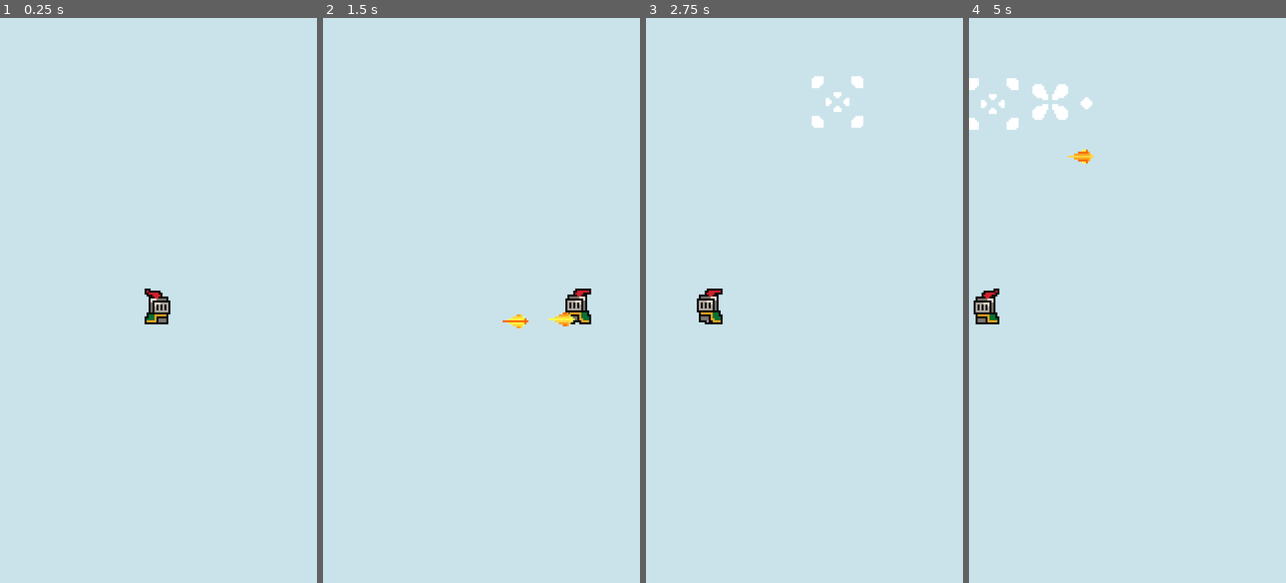
Above: before the commit, frames 1-4 (left to right).
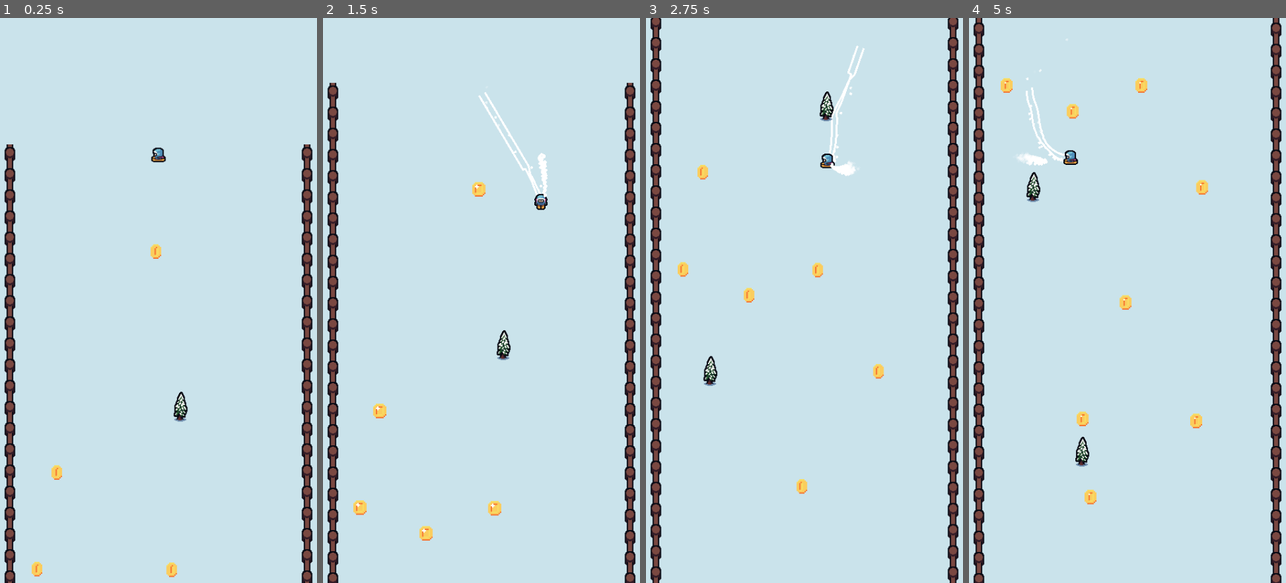
Above: after the commit, the same moments.

Repository: ZZRRegion/GDDemo
Game: Godot game, scene res://SnowDrifter/scenes/Game.tscn
Two runs of this game, one before a commit and one after it. Both use one fixed random seed, a clock stepped at 60 frames per second and the inputs below. Before the commit the project starts from res://Topdown/Scenes/Main.tscn.
Inputs (mouse positions are in pixels of both pictures, inside the frame that each line leads up to):
- Up to frame 1 (0.25 s): no input
- Up to frame 2 (1.5 s): move the mouse to (551, 272) at 0.52 s; hold Right (move_right) 0.53-1.25 s; click (551, 272) at 0.6 s; tap Space (jump) at 0.77, 1.07 s; drag from (418, 328) to (465, 413) at 1.27 s
- Up to frame 3 (2.75 s): move the mouse to (836, 176) at 2.02 s; hold Left (move_left) from 2.03 s (still down); click (836, 176) at 2.1 s
- Up to frame 4 (5 s): release Left (move_left) at 2.75 s; drag from (1111, 413) to (1032, 215) at 2.77 s; move the mouse to (1222, 385) at 3.52 s; hold Right (move_right) 3.53-4.25 s; click (1222, 385) at 3.6 s; tap Space (jump) at 3.77, 4.07 s; drag from (1032, 215) to (1079, 159) at 4.27 s

The runs differ from the first frame. In frame 1, 5.7% of the frame differs, in the area x 1-99%, y 22-100%; in frame 2, 7.1%; in frame 3, 8.0%; in frame 4, 8.5%, in the area x 0-99%, y 0-100%.

Commit message:
123

Diff:
--- a/SnowDrifter/scenes/Game.tscn
+++ b/SnowDrifter/scenes/Game.tscn
@@ -1,11 +1,14 @@
-[gd_scene load_steps=3 format=3 uid="uid://k5fhci30pvqi"]
+[gd_scene load_steps=4 format=3 uid="uid://k5fhci30pvqi"]
 
 [ext_resource type="Script" uid="uid://bg2ytx8pxggg7" path="res://SnowDrifter/scenes/game.gd" id="1_n4khj"]
+[ext_resource type="Script" uid="uid://bh6uq1dwyf6qv" path="res://SnowDrifter/scenes/camera_follow.gd" id="2_3l1cf"]
 [ext_resource type="PackedScene" uid="uid://b16663xhlxfjt" path="res://SnowDrifter/scenes/player.tscn" id="2_52tam"]
 
 [node name="Game" type="Node2D"]
 script = ExtResource("1_n4khj")
 
-[node name="Camera2D" type="Camera2D" parent="."]
+[node name="Camera2D" type="Camera2D" parent="." node_paths=PackedStringArray("target")]
+script = ExtResource("2_3l1cf")
+target = NodePath("../Player")
 
 [node name="Player" parent="." instance=ExtResource("2_52tam")]
--- /dev/null
+++ b/SnowDrifter/scenes/camera_follow.gd
@@ -0,0 +1,37 @@
+class_name CameraFollow
+
+extends Camera2D
+
+@export var target:Node2D = null
+@export var smooth_speed: float = 8.0
+@export var follow_x: bool = true
+@export var start_follow_y: float = 50
+@export var follow_offset: Vector2 = Vector2(0, 220)
+
+var _base_position: Vector2 = Vector2.ZERO
+
+# Called when the node enters the scene tree for the first time.
+func _ready() -> void:
+	if target:
+		_base_position = target.global_position + follow_offset
+		global_position = _base_position
+
+func _physics_process(delta: float) -> void:
+	if not target: return
+
+	var target_pos = target.global_position
+
+	#y轴的跟随逻辑
+	var final_y = _base_position.y
+	if target_pos.y > start_follow_y:
+		var t = clamp((target_pos.y - start_follow_y) / 100.0, 0.0, 1.0)
+		final_y = lerp(_base_position.y, target_pos.y + follow_offset.y, t * t)
+
+	#保持X轴不变
+	var final_x = global_position.x
+
+	#平滑移动
+	global_position = global_position.lerp(
+		Vector2(final_x, final_y),
+		smooth_speed * delta
+	)
--- a/SnowDrifter/scenes/game.gd
+++ b/SnowDrifter/scenes/game.gd
@@ -1,15 +1,26 @@
 extends Node2D
 @onready var camera_2d: Camera2D = $Camera2D
 @onready var player: SDPlayer = $Player
+static var current_score := 0
+const level_scn = preload("res://SnowDrifter/scenes/level/level.tscn")
+# Called when the node enters the scene tree for the first time.
+func _ready() -> void:
+	init_game()
 
 
-# Called when the node enters the scene tree for the first time.
-func _ready() -> void:
-	pass # Replace with function body.
+func init_game() -> void:
+	var level = level_scn.instantiate()
+	add_child(level)
+	level.generate_level()
+	level.endzone.body_entered.connect(_on_endzone_entered)
 
+	current_score = 0
 
-# Called every frame. 'delta' is the elapsed time since the previous frame.
-func _process(delta: float) -> void:
-	if player != null:
-		camera_2d.global_position = player.global_position
-	print("player==", player.global_position)
+#终点检测回调
+func _on_endzone_entered(body: Node) -> void:
+	if body.is_in_group("player"):
+		print("比赛结束:玩家名", body.name)
+
+func _on_coin_collected() -> void:
+	current_score += 1
+	print("当前积分：", current_score)
--- /dev/null
+++ b/SnowDrifter/scenes/level/coin.gd
@@ -0,0 +1,19 @@
+extends Area2D
+
+
+# Called when the node enters the scene tree for the first time.
+func _ready() -> void:
+	pass # Replace with function body.
+
+
+# Called every frame. 'delta' is the elapsed time since the previous frame.
+func _process(delta: float) -> void:
+	pass
+
+
+func _on_body_entered(body: Node2D) -> void:
+	if body.is_in_group("player"):
+		#添加金币
+		get_node("/root/Game")._on_coin_collected()
+		#销毁
+		queue_free()
--- /dev/null
+++ b/SnowDrifter/scenes/level/coin.tscn
@@ -0,0 +1,85 @@
+[gd_scene load_steps=13 format=3 uid="uid://detwa78eg3uyh"]
+
+[ext_resource type="Texture2D" uid="uid://bmy6gx5cdwog6" path="res://SnowDrifter/assets/sprites/coins_animation.png" id="1_ifv1i"]
+[ext_resource type="Script" uid="uid://cydrkoejmeh2p" path="res://SnowDrifter/scenes/level/coin.gd" id="1_sgeky"]
+
+[sub_resource type="AtlasTexture" id="AtlasTexture_sgeky"]
+atlas = ExtResource("1_ifv1i")
+region = Rect2(0, 0, 16, 16)
+
+[sub_resource type="AtlasTexture" id="AtlasTexture_7cq8f"]
+atlas = ExtResource("1_ifv1i")
+region = Rect2(16, 0, 16, 16)
+
+[sub_resource type="AtlasTexture" id="AtlasTexture_sqevt"]
+atlas = ExtResource("1_ifv1i")
+region = Rect2(32, 0, 16, 16)
+
+[sub_resource type="AtlasTexture" id="AtlasTexture_ijo2y"]
+atlas = ExtResource("1_ifv1i")
+region = Rect2(48, 0, 16, 16)
+
+[sub_resource type="AtlasTexture" id="AtlasTexture_8ewbb"]
+atlas = ExtResource("1_ifv1i")
+region = Rect2(64, 0, 16, 16)
+
+[sub_resource type="AtlasTexture" id="AtlasTexture_disoo"]
+atlas = ExtResource("1_ifv1i")
+region = Rect2(80, 0, 16, 16)
+
+[sub_resource type="AtlasTexture" id="AtlasTexture_qwvwh"]
+atlas = ExtResource("1_ifv1i")
+region = Rect2(96, 0, 16, 16)
+
+[sub_resource type="AtlasTexture" id="AtlasTexture_iw1y3"]
+atlas = ExtResource("1_ifv1i")
+region = Rect2(112, 0, 16, 16)
+
+[sub_resource type="SpriteFrames" id="SpriteFrames_ugsms"]
+animations = [{
+"frames": [{
+"duration": 1.0,
+"texture": SubResource("AtlasTexture_sgeky")
+}, {
+"duration": 1.0,
+"texture": SubResource("AtlasTexture_7cq8f")
+}, {
+"duration": 1.0,
+"texture": SubResource("AtlasTexture_sqevt")
+}, {
+"duration": 1.0,
+"texture": SubResource("AtlasTexture_ijo2y")
+}, {
+"duration": 1.0,
+"texture": SubResource("AtlasTexture_8ewbb")
+}, {
+"duration": 1.0,
+"texture": SubResource("AtlasTexture_disoo")
+}, {
+"duration": 1.0,
+"texture": SubResource("AtlasTexture_qwvwh")
+}, {
+"duration": 1.0,
+"texture": SubResource("AtlasTexture_iw1y3")
+}],
+"loop": true,
+"name": &"default",
+"speed": 5.0
+}]
+
+[sub_resource type="CircleShape2D" id="CircleShape2D_06vse"]
+radius = 13.0
+
+[node name="coin" type="Area2D"]
+script = ExtResource("1_sgeky")
+
+[node name="AnimatedSprite2D" type="AnimatedSprite2D" parent="."]
+scale = Vector2(2, 2)
+sprite_frames = SubResource("SpriteFrames_ugsms")
+autoplay = "default"
+frame_progress = 0.859182
+
+[node name="CollisionShape2D" type="CollisionShape2D" parent="."]
+shape = SubResource("CircleShape2D_06vse")
+
+[connection signal="body_entered" from="." to="." method="_on_body_entered"]
--- /dev/null
+++ b/SnowDrifter/scenes/level/endzone.gd
@@ -0,0 +1,32 @@
+class_name EndZone
+extends Area2D
+
+@onready var collision: CollisionShape2D = $CollisionShape2D
+@export var debug_color: = Color(0, 1, 0, 0.3)
+@export var debug_draw := true
+var _rect := Rect2()
+
+#设置矩形区域的个对角点
+func set_corners(p1: Vector2, p2: Vector2) -> void:
+	var position = Vector2(min(p1.x, p2.x), min(p1.y, p2.y))
+	var size = Vector2(abs(p1.x - p2.x), abs(p1.y - p2.y))
+	_rect = Rect2(position, size)
+	_update_shape()
+#更新碰撞体
+func _update_shape() -> void:
+	if collision and collision.shape:
+		collision.shape.size = _rect.size
+		collision.position = _rect.position + _rect.size / 2
+# Called when the node enters the scene tree for the first time.
+func _ready() -> void:
+	collision.shape = RectangleShape2D.new()
+	_update_shape()
+
+# Called every frame. 'delta' is the elapsed time since the previous frame.
+func _process(delta: float) -> void:
+	pass
+
+func _draw() -> void:
+	if debug_draw:
+		draw_rect(_rect, debug_color, true)
+		draw_rect(_rect, debug_color.darkened(0.3), false, 2.0)
--- /dev/null
+++ b/SnowDrifter/scenes/level/endzone.tscn
@@ -0,0 +1,11 @@
+[gd_scene load_steps=3 format=3 uid="uid://chg7uiigx20pf"]
+
+[ext_resource type="Script" uid="uid://cyoqkkrr2tglo" path="res://SnowDrifter/scenes/level/endzone.gd" id="1_ftsg5"]
+
+[sub_resource type="RectangleShape2D" id="RectangleShape2D_kvju8"]
+
+[node name="endzone" type="Area2D"]
+script = ExtResource("1_ftsg5")
+
+[node name="CollisionShape2D" type="CollisionShape2D" parent="."]
+shape = SubResource("RectangleShape2D_kvju8")
--- /dev/null
+++ b/SnowDrifter/scenes/level/fence.tscn
@@ -0,0 +1,14 @@
+[gd_scene load_steps=3 format=3 uid="uid://chmf3kb18ecbk"]
+
+[ext_resource type="Texture2D" uid="uid://d3jjfong36v1g" path="res://SnowDrifter/assets/sprites/fence.png" id="1_u1y06"]
+
+[sub_resource type="RectangleShape2D" id="RectangleShape2D_stci5"]
+size = Vector2(6, 32)
+
+[node name="fence" type="StaticBody2D"]
+
+[node name="Sprite2D" type="Sprite2D" parent="."]
+texture = ExtResource("1_u1y06")
+
+[node name="CollisionShape2D" type="CollisionShape2D" parent="."]
+shape = SubResource("RectangleShape2D_stci5")
--- /dev/null
+++ b/SnowDrifter/scenes/level/flag.tscn
@@ -0,0 +1,8 @@
+[gd_scene load_steps=2 format=3 uid="uid://ca0c1qe5dqwkk"]
+
+[ext_resource type="Texture2D" uid="uid://cwjam6u1td5sa" path="res://SnowDrifter/assets/sprites/flag.png" id="1_rjpkv"]
+
+[node name="flag" type="Node2D"]
+
+[node name="Sprite2D" type="Sprite2D" parent="."]
+texture = ExtResource("1_rjpkv")
--- /dev/null
+++ b/SnowDrifter/scenes/level/level.gd
@@ -0,0 +1,131 @@
+class_name Level
+extends Node2D
+
+const FENCE_HEIGHT = 32
+const FLAG_SPACE = 50
+
+const TREE_SPACE = 50
+const TREE_SPACE_Y_MIN = 200
+const TREE_SPACE_Y_MAX = 400
+const TREE_DENSITY = 0.003
+
+const COIN_SPACE = 80
+const COIN_SPAWN_CHANCE = 0.5
+const COIN_MIN_DISTANCE = 40
+
+var course_width
+var course_length
+var endzone: EndZone
+var noise
+
+const fence_scn = preload("res://SnowDrifter/scenes/level/fence.tscn")
+const flag_scn = preload("res://SnowDrifter/scenes/level/flag.tscn")
+const endzone_scn = preload("res://SnowDrifter/scenes/level/endzone.tscn")
+const tree_scn = preload("res://SnowDrifter/scenes/level/tree.tscn")
+const coin_scn = preload("res://SnowDrifter/scenes/level/coin.tscn")
+
+func _ready() -> void:
+	noise = FastNoiseLite.new()
+	noise.noise_type = FastNoiseLite.TYPE_SIMPLEX
+#创建关卡
+func generate_level() -> void:
+	course_width = get_viewport_rect().size.x
+	course_length = 5000
+
+	#生成内容
+	_generate_fences()
+	_generate_endzone()
+	_generate_tree()
+	_generate_coins()
+
+#在赛道两侧生成栅栏
+func _generate_fences() -> void:
+	var current_height = 0
+	var offset := -30
+	while current_height < course_length:
+		#在左侧放栅栏
+		_add_fence_at(Vector2.LEFT * (course_width + offset) / 2.0 + Vector2.DOWN * current_height)
+		#在右侧放栅栏
+		_add_fence_at(Vector2.RIGHT * (course_width + offset) / 2.0 + Vector2.DOWN * current_height)
+
+		current_height += FENCE_HEIGHT
+
+#在赛道末端创建终点
+func _generate_endzone() -> void:
+	var new_endzone = endzone_scn.instantiate()
+
+	#计算边界
+	var top_left = Vector2(-course_width / 2.0, course_length)
+	var bottom_right = top_left + Vector2(course_width, 100)
+
+	new_endzone.set_corners(top_left, bottom_right)
+	add_child(new_endzone)
+	endzone = new_endzone
+
+	#生成旗子
+	var flag_x = -course_length / 2.0
+	while flag_x < course_width / 2.0 - FLAG_SPACE:
+		flag_x += FLAG_SPACE
+		var flag_pos = Vector2(flag_x, top_left.y)
+		_add_flag_at(flag_pos)
+
+#随机生成树木
+func _generate_tree() -> void:
+	var last_y = 0
+	while last_y + TREE_SPACE_Y_MAX < course_length:
+		var tree_y = last_y + randf_range(TREE_SPACE_Y_MAX, TREE_SPACE_Y_MAX)
+		last_y = tree_y
+
+		#计算X坐标
+		var tree_x_min = course_width / 2.0 - TREE_SPACE
+		var tree_x = randf_range(-tree_x_min, tree_x_min)
+
+		_add_tree_at(Vector2(tree_x, tree_y))
+
+#使用噪声随机生成金币
+func _generate_coins() -> void:
+	#横向边界计算
+	var x_start = -course_width / 2.0 + COIN_SPACE
+	var x_end = course_width / 2.0 - COIN_SPACE
+
+	#纵向边界计算
+	var y_start = COIN_SPACE * 2
+	var y_end = course_length - COIN_SPACE * 2
+
+	#创建网格
+	for x in range(x_start, x_end, COIN_SPACE):
+		for y in range(y_start, y_end, COIN_SPACE * 2):
+			#获取当前网格噪声值
+			var noise_at_pos = noise.get_noise_2d(x, y)
+			#归一化到0-1范围
+			var normalized_noise = (noise_at_pos + 1.0) / 2.0
+			#乘以基础概率得到生成概率
+			var spawn_chance = normalized_noise * COIN_SPAWN_CHANCE
+
+			if randf() < spawn_chance:
+				var angle = randf() * TAU
+				var distance = randf() * COIN_SPACE / 2.0
+				var offset = Vector2.RIGHT.rotated(angle) * distance
+				_add_coin_at(Vector2(x, y) + offset)
+#放置栅栏
+func _add_fence_at(pos):
+	var new_fence = fence_scn.instantiate()
+	new_fence.global_position = pos
+	add_child(new_fence)
+#放置旗子
+func _add_flag_at(pos):
+	var new_flag = flag_scn.instantiate()
+	new_flag.global_position = pos
+	add_child(new_flag)
+
+#放置树木
+func _add_tree_at(pos):
+	var new_tree = tree_scn.instantiate()
+	new_tree.global_position = pos
+	add_child(new_tree)
+
+#放置金币
+func _add_coin_at(pos):
+	var new_coin = coin_scn.instantiate()
+	new_coin.global_position = pos
+	add_child(new_coin)
--- /dev/null
+++ b/SnowDrifter/scenes/level/level.tscn
@@ -0,0 +1,6 @@
+[gd_scene load_steps=2 format=3 uid="uid://b4c6dw8htecxs"]
+
+[ext_resource type="Script" uid="uid://df8t48a0iynft" path="res://SnowDrifter/scenes/level/level.gd" id="1_i2k2b"]
+
+[node name="Level" type="Node2D"]
+script = ExtResource("1_i2k2b")
--- /dev/null
+++ b/SnowDrifter/scenes/level/tree.tscn
@@ -0,0 +1,15 @@
+[gd_scene load_steps=3 format=3 uid="uid://cx7a32ik1j3lp"]
+
+[ext_resource type="Texture2D" uid="uid://blb7j4a6876ud" path="res://SnowDrifter/assets/sprites/tree.png" id="1_5gjk0"]
+
+[sub_resource type="CircleShape2D" id="CircleShape2D_5gjk0"]
+radius = 6.0
+
+[node name="tree" type="StaticBody2D"]
+
+[node name="Sprite2D" type="Sprite2D" parent="."]
+position = Vector2(0, -22)
+texture = ExtResource("1_5gjk0")
+
+[node name="CollisionShape2D" type="CollisionShape2D" parent="."]
+shape = SubResource("CircleShape2D_5gjk0")
--- a/SnowDrifter/scenes/player.tscn
+++ b/SnowDrifter/scenes/player.tscn
@@ -16,7 +16,7 @@
 offsets = PackedFloat32Array(0, 0.52, 1)
 colors = PackedColorArray(1, 1, 1, 1, 1, 1, 1, 1, 1, 1, 1, 0)
 
-[node name="Player" type="CharacterBody2D"]
+[node name="Player" type="CharacterBody2D" groups=["player"]]
 script = ExtResource("1_nmlxs")
 
 [node name="Sprite2D" type="Sprite2D" parent="."]
--- /dev/null
+++ b/SnowDrifter/scenes/ui.tscn
@@ -0,0 +1,37 @@
+[gd_scene load_steps=2 format=3 uid="uid://bw8p2bjk02xla"]
+
+[ext_resource type="FontFile" uid="uid://dc28nso4yg5hv" path="res://SnowDrifter/assets/fonts/x16y32pxGridGazer.ttf" id="1_prrey"]
+
+[node name="UI" type="Control"]
+layout_mode = 3
+anchors_preset = 15
+anchor_right = 1.0
+anchor_bottom = 1.0
+grow_horizontal = 2
+grow_vertical = 2
+
+[node name="Title" type="Label" parent="."]
+layout_mode = 1
+anchors_preset = 5
+anchor_left = 0.5
+anchor_right = 0.5
+offset_left = -17.0
+offset_top = 78.0
+offset_right = 23.0
+offset_bottom = 101.0
+grow_horizontal = 2
+theme_override_fonts/font = ExtResource("1_prrey")
+theme_override_font_sizes/font_size = 60
+text = "滑雪"
+
+[node name="Score" type="Label" parent="."]
+layout_mode = 1
+anchors_preset = 1
+anchor_left = 1.0
+anchor_right = 1.0
+offset_left = -55.0
+offset_bottom = 23.0
+grow_horizontal = 0
+theme_override_fonts/font = ExtResource("1_prrey")
+theme_override_font_sizes/font_size = 60
+text = "999999"
--- a/project.godot
+++ b/project.godot
@@ -11,7 +11,7 @@
 [application]
 
 config/name="Demo"
-run/main_scene="uid://7gbdycmsv0v5"
+run/main_scene="uid://k5fhci30pvqi"
 config/features=PackedStringArray("4.4", "Forward Plus")
 config/icon="res://icon.svg"
 
Not shown, added: SnowDrifter/scenes/camera_follow.gd.uid
Not shown, added: SnowDrifter/scenes/level/coin.gd.uid
Not shown, added: SnowDrifter/scenes/level/endzone.gd.uid
Not shown, added: SnowDrifter/scenes/level/level.gd.uid
